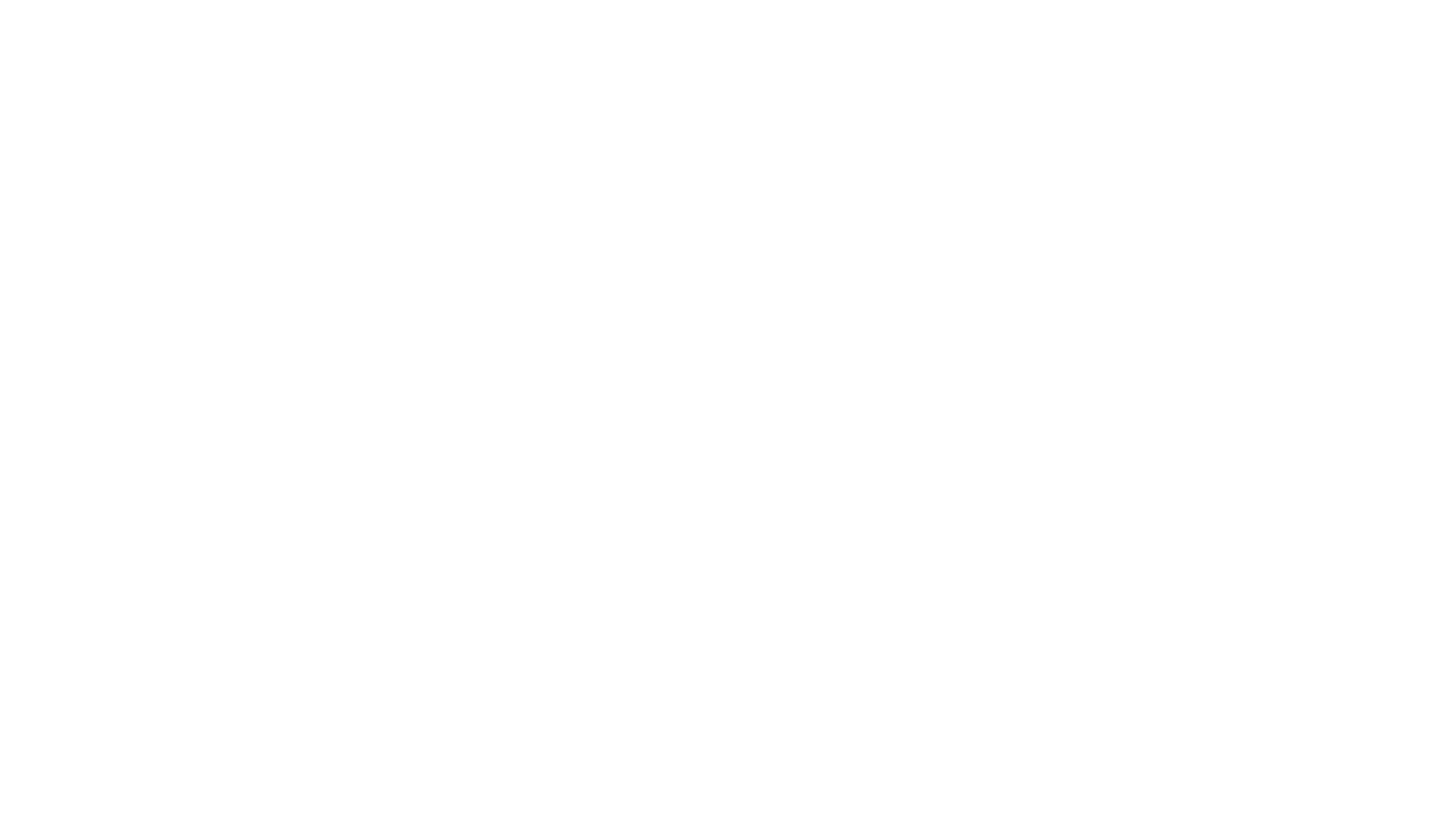
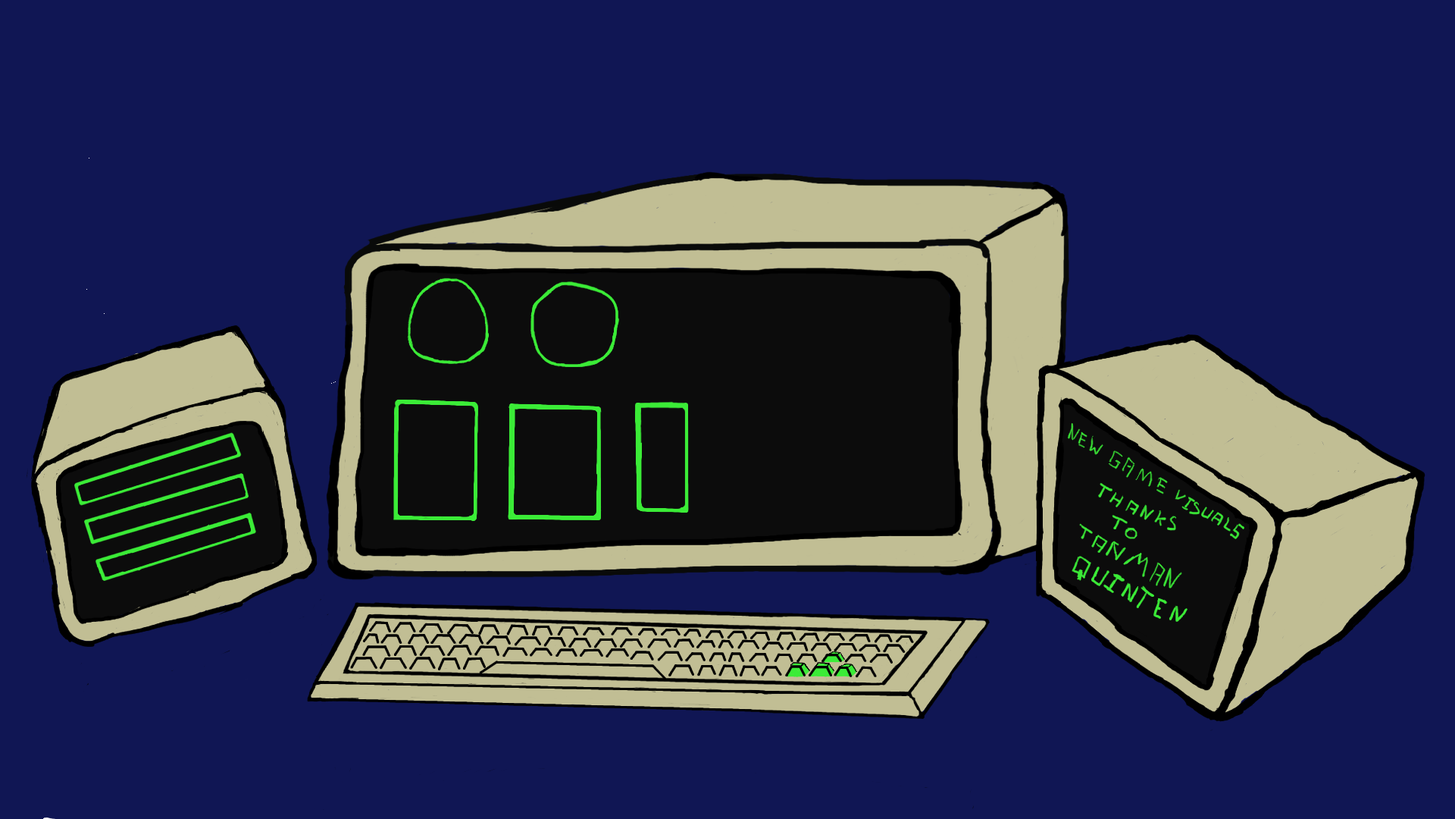
Layer changes from the first 1455px x 819px image to the second:
showed group "Side TV B" (4 layers) over [1035, 320, 1426, 734]
showed "Main TV" over [324, 171, 1103, 580]
showed group "Main TV Dial 1" (2 layers) over [407, 277, 490, 364]
showed group "Main TV Dial 2" (1 layers) over [530, 281, 620, 367]
showed "Main TV Test Dials", painted on it over [392, 290, 690, 521]
showed "Main TV Screen" over [354, 266, 963, 557]
showed "Main TV Color" over [331, 174, 1069, 576]
showed group "Side TV A" (4 layers) over [26, 324, 325, 702]
painted on "Side TV A PlaceHolder Dials" over [78, 441, 251, 577]
showed group "KeyBoard" (3 layers) over [306, 601, 1000, 810]
showed "Background" over [0, 0, 1455, 819]
